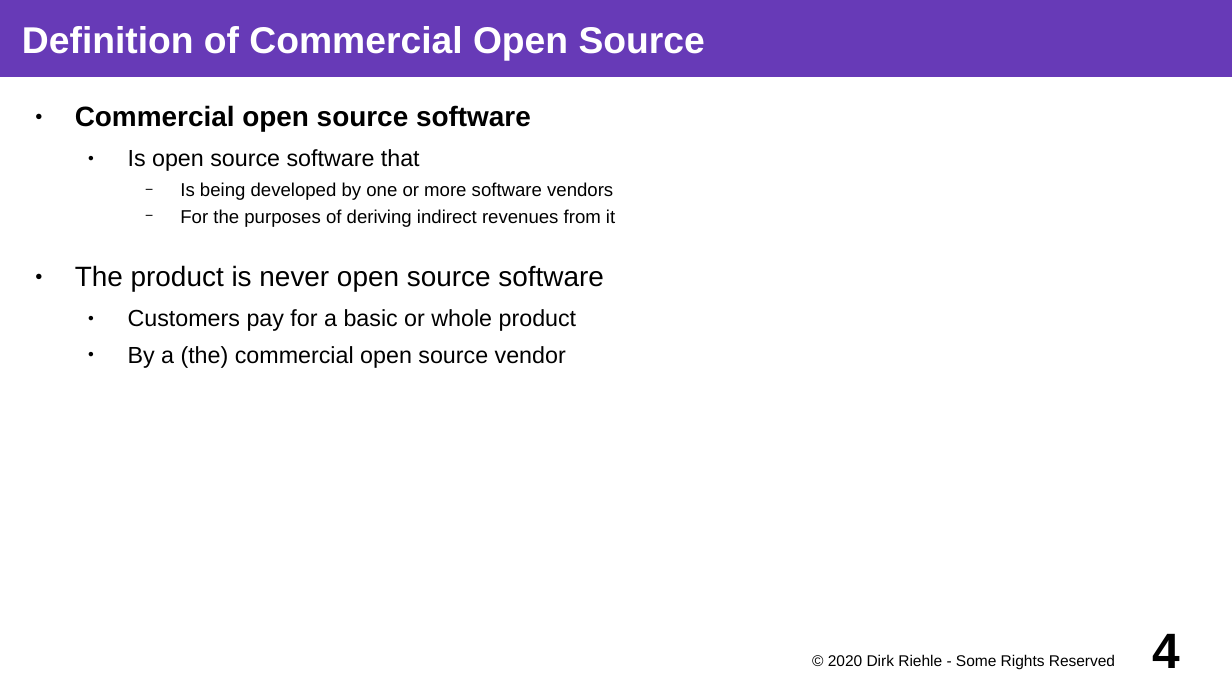
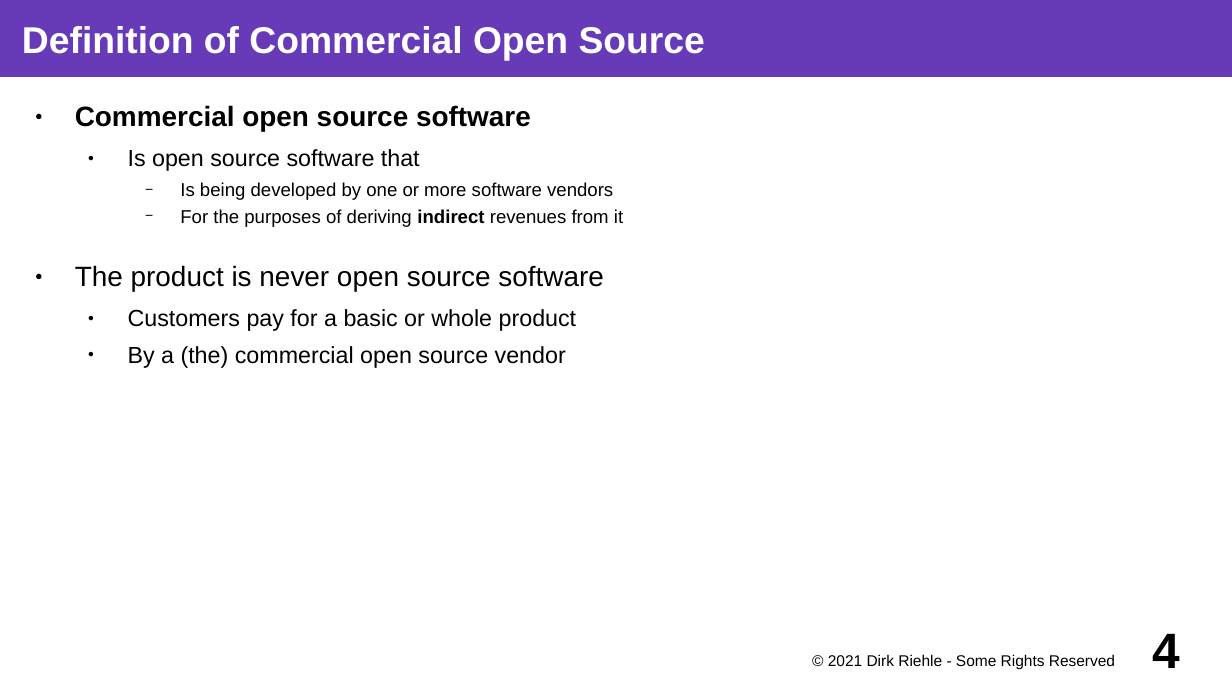
Before and after one commit to dirkriehle/coss-course, a slide deck: slide 4 of Lecture slides/COSS C03 - Commercial Open Source.odp. Drawn at 1232x693 pixels with LibreOffice and Linux fonts; fonts in the diff are those of the drawing. Boxes give left, top, right and bottom in pixels: in the first picture for what was removed or moved away, otherwise in the second. Text is boxed around its words. In the diff, an @@ line names an element or a change of style, - is before the commit and + after.

Commit message:
Updated commercial open source slides

```diff
--- a/Lecture slides/COSS C03 - Commercial Open Source.odp
+++ b/Lecture slides/COSS C03 - Commercial Open Source.odp
@@ text at <box>180,209,623,227</box>: bold on in "indirect" @@
@@ text at <box>828,654,1115,670</box>: text changed @@
-© 2020 Dirk Riehle - Some Rights Reserved
+© 2021 Dirk Riehle - Some Rights Reserved
```
Also in this commit, not shown: 36 other slides changed, 3 other files.
